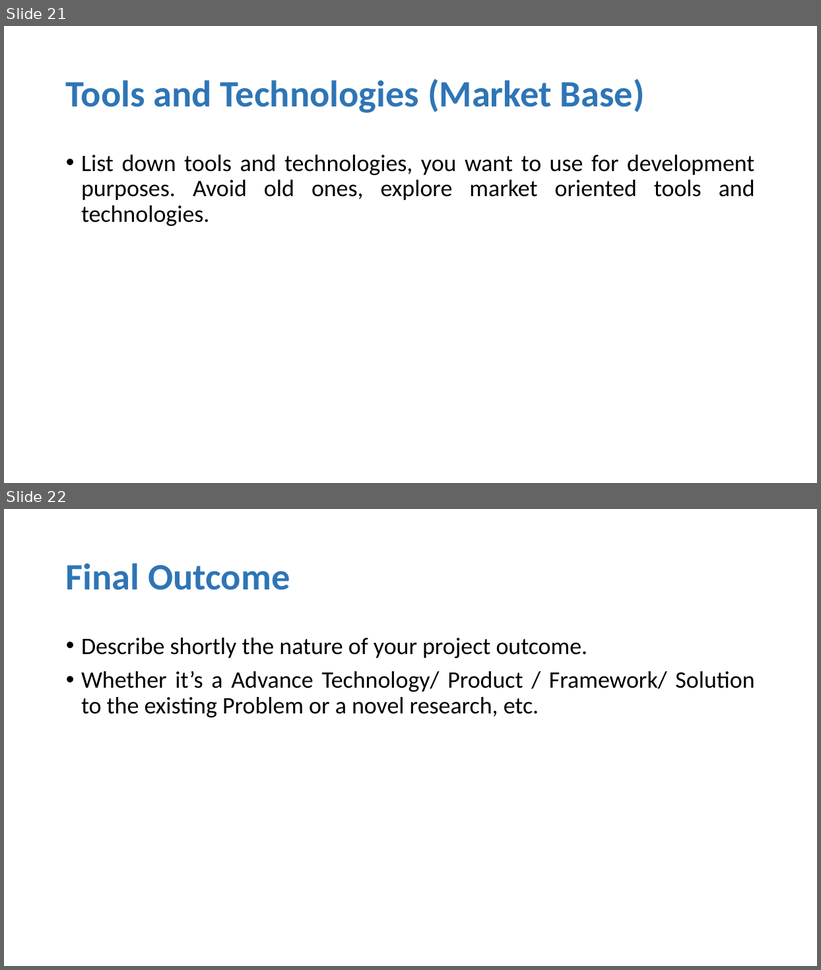
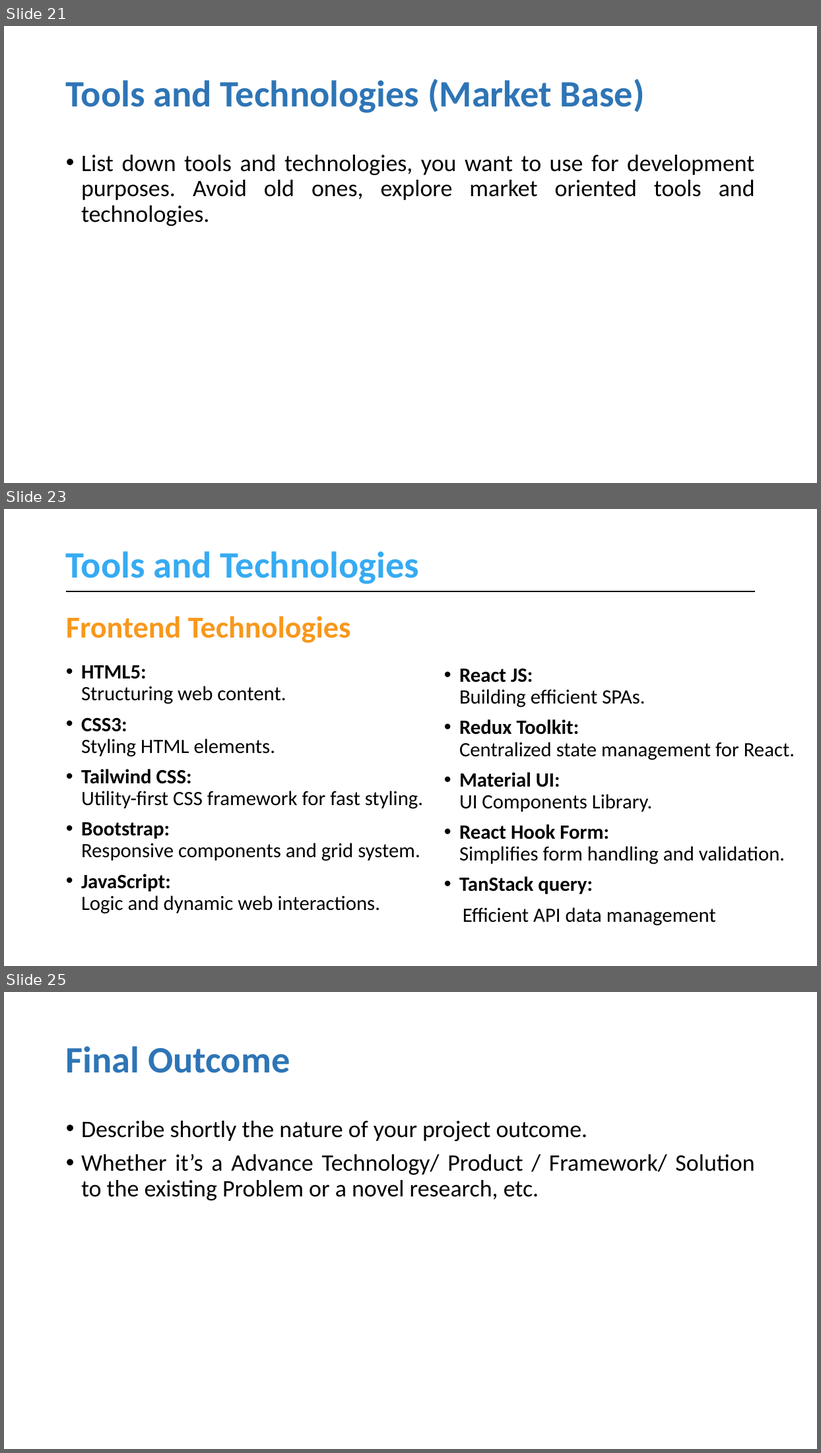
Before and after one commit to muhammadahsanmirza/fyp-constituency-connect, a slide deck: 4- Idea Evaluation/Idea Evaluation Slides (Filled).pptx. Shown one above the other, each under a label of ours: slides 21 and 22 before the commit, slides 21, 23 and 25 after it; the slides between them are not shown. The pictures are 821x970 and 821x1453 pixels, drawn with LibreOffice and Linux fonts; fonts in the diff are those of the drawing. Boxes give left, top, right and bottom in pixels: in the first picture for what was removed or moved away, otherwise in the second. Text is boxed around its words. In the diff, an @@ line names an element or a change of style, - is before the commit and + after.

Commit message:
Add Benchmarking table and Tools & Technologies

```diff
--- a/4- Idea Evaluation/Idea Evaluation Slides (Filled).pptx
+++ b/4- Idea Evaluation/Idea Evaluation Slides (Filled).pptx
@@ slide 23 added at (4, 509, 817, 966), background #FFFFFF @@
@@ title added at (66, 551, 420, 584), 44 pt, text #36ABF3, bold @@
+Tools and Technologies
@@ line added from (66, 591) to (756, 591), #000000 2.25 pt @@
@@ text added at (66, 616, 351, 643), 36 pt, text #F8981C, bold @@
+Frontend Technologies
@@ text added at (81, 665, 423, 914), 24 pt, text #000000 @@
+• HTML5:
+  Structuring web content.
+• CSS3:
+  Styling HTML elements.
+• Tailwind CSS:
+  Utility-first CSS framework for fast styling.
+• Bootstrap:
+  Responsive components and grid system.
+• JavaScript:
+  Logic and dynamic web interactions.
@@ text added at (459, 668, 795, 926), 24 pt, text #000000 @@
+• React JS:
+  Building efficient SPAs.
+• Redux Toolkit:
+  Centralized state management for React.
+• Material UI:
+  UI Components Library.
+• React Hook Form:
+  Simplifies form handling and validation.
+• TanStack query:
+Efficient API data management
@@ what was slide 22 is now slide 25 @@
```
Also in this commit, not shown: 1 slide changed, 2 other slides added.
